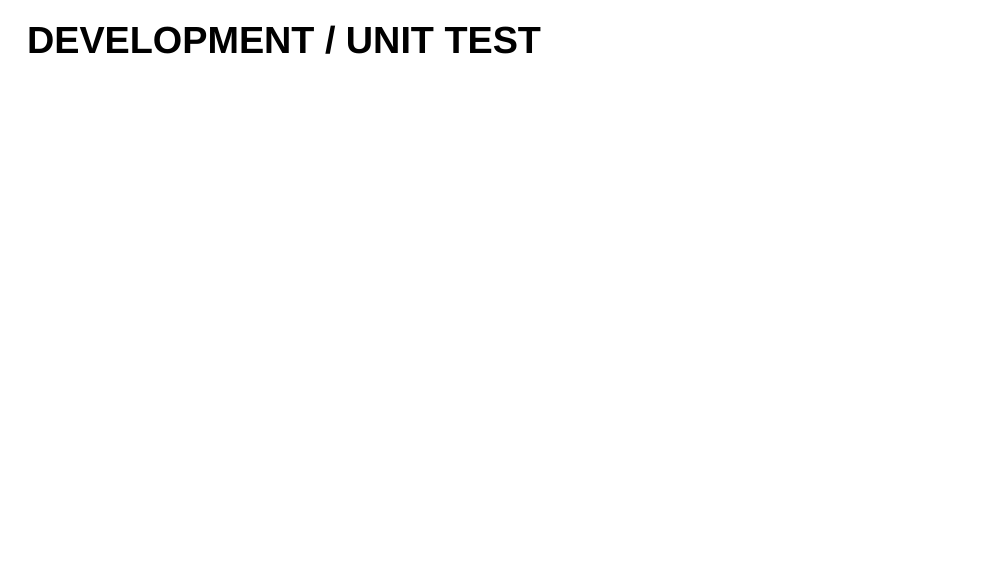
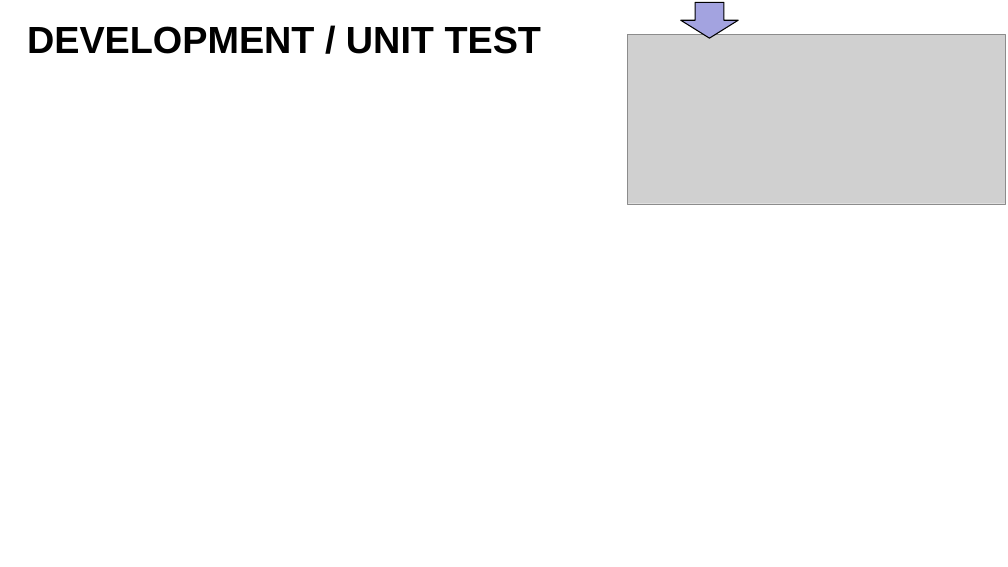
Before and after one commit to lbennardis/microS_code2016_DOCS, a slide deck: slide 18 of luigiBennardisMicroservices.pptx. Drawn at 1008x567 pixels with LibreOffice and Linux fonts; fonts in the diff are those of the drawing; grey boxes stand for pictures; background and template pictures are left out. Boxes give left, top, right and bottom in pixels: in the first picture for what was removed or moved away, otherwise in the second. Text is boxed around its words. In the diff, an @@ line names an element or a change of style, - is before the commit and + after.

```diff
--- a/luigiBennardisMicroservices.pptx
+++ b/luigiBennardisMicroservices.pptx
@@ down arrow added at (681, 2, 738, 38), fill #A3A3E0, outline #000000 2 pt @@
@@ picture added at (627, 35, 1005, 204) @@
```
Also in this commit, not shown: 7 other slides changed, 4 slides added, 1 slide removed.
